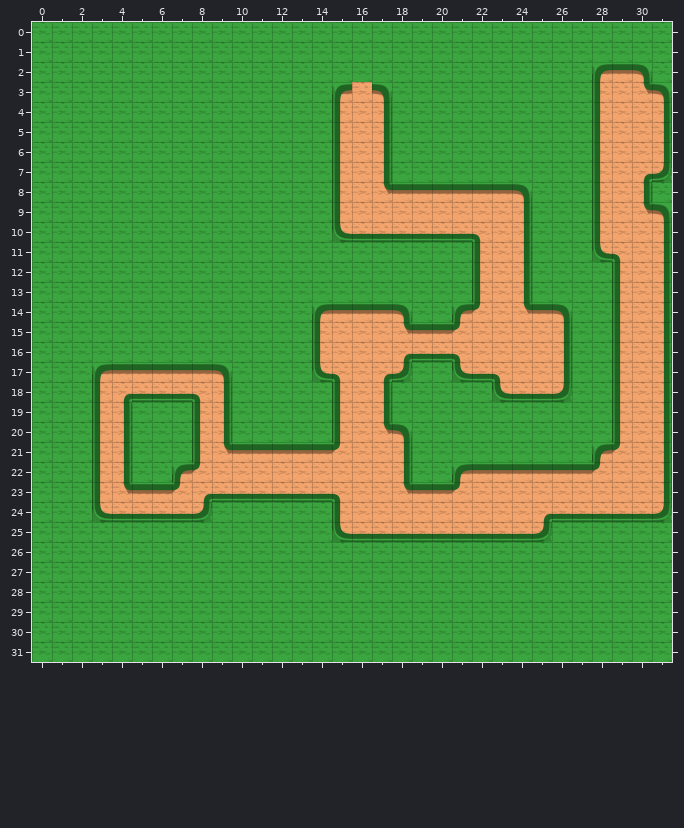
Two versions of a level (Tiled map, android/assets/level1.tmx). Above: the version before the commit.
Cells are 64x64 px. Shown: x 0..31, y 0..31.
After:
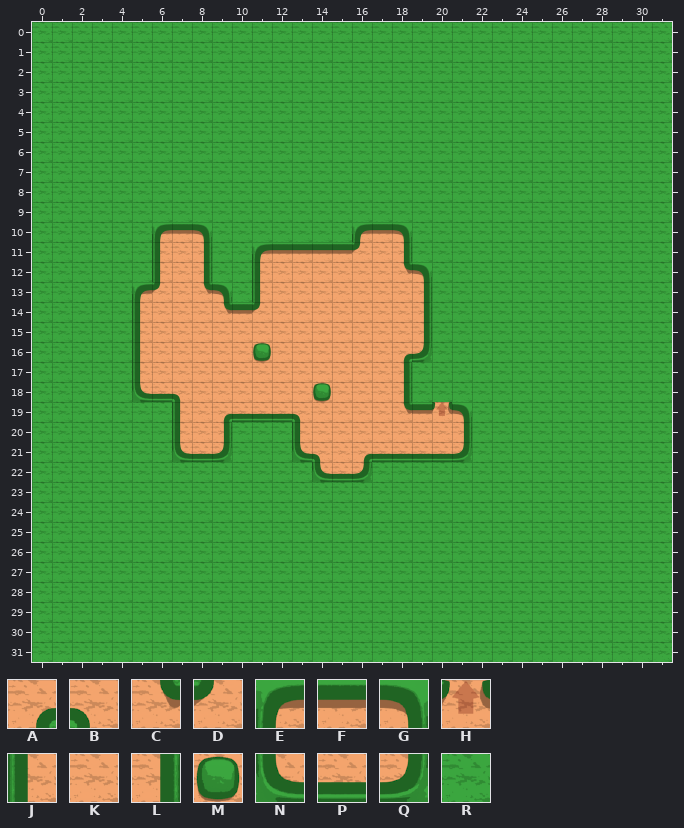
Key: from "tileset": A 25, B 26, C 41, D 42, E 88, F 89, G 90, H 93, J 104, K 105, L 106, M 109, N 120, P 121, Q 122, R 169.
_ is an empty cell, # one hidden under a higher layer.
Difference:
Layer "ground":
y 2: x 28..30 EFG -> ___
y 3: x 15..17 EKG -> ___; x 28..31 JKCG -> ____
y 4..6: x 15..17 JKL -> ___; x 28..31 JKKL -> ____
y 7: x 15..17 JKL -> ___; x 28..31 JKAQ -> ____
y 8: x 15..24 JKCFFFFFFG -> __________; x 28..30 JKL -> ___
y 9: x 15..24 JKKKKKKKKL -> __________; x 28..31 JKCG -> ____
y 10: x 6..8 ___ -> EFG; x 15..24 NPPPPPPBKL -> _EFG______; x 28..31 JKKL -> ____
y 11: x 6..8 ___ -> JKL; x 11..18 ________ -> EFFFFDKL; x 22..24 JKL -> ___; x 28..31 NBKL -> ____
y 12: x 6..8 ___ -> JKL; x 11..19 _________ -> JKKKKKKCG; x 22..24 JKL -> ___; x 29..31 JKL -> ___
y 13: x 5..9 _____ -> EDKCG; x 11..19 _________ -> JKKKKKKKL; x 22..24 JKL -> ___; x 29..31 JKL -> ___
y 14: x 5..19 _________EFFFG_ -> JKKKCFDKKKKKKKL; x 21..26 EDKCFG -> ______; x 29..31 JKL -> ___
y 15: x 5..14 _________J -> JKKKKKKKKK; x 18..26 CFFDKKKKL -> KL_______; x 29..31 JKL -> ___
y 16: x 5..14 _________J -> JKKKKKMKKK; x 19..26 PPBKKKKL -> Q_______; x 29..31 JKL -> ___
y 17: x 3..15 EFFFFFG____NB -> __JKKKKKKKKKK; x 17..18 AQ -> KL; x 21..26 NPBKKL -> ______; x 29..31 JKL -> ___
y 18: x 3..5 JAP -> __N; x 7..15 PBL_____J -> BKKKKKKMK; x 17..18 L_ -> KL; x 23..26 NPPQ -> ____; x 29..31 JKL -> ___
y 19: x 3..4 JL -> __; x 7..15 _JL_____J -> JKAPPPBKK; x 17..21 L____ -> KCFHG; x 29..31 JKL -> ___
y 20: x 3..4 JL -> __; x 7..8 _J -> JK; x 13..15 __J -> JKK; x 17..21 CG___ -> KKKKL; x 29..31 JKL -> ___
y 21: x 3..4 JL -> __; x 7..21 _JCFFFFFDKKL___ -> NPQ___NBKAPPPPQ; x 28..31 EDKL -> ____
y 22: x 3..4 JL -> __; x 7..18 EDKKKKKKKKKL -> _______NPQ__; x 21..31 EFFFFFFDKKL -> ___________
y 23: x 3..31 JCFFDAPPPPPPBKKCFFDKKKKKKKKKL -> _____________________________
y 24: x 3..8 NPPPPQ -> ______; x 15..31 JKKKKKKKKKAPPPPPQ -> _________________
y 25: x 15..25 NPPPPPPPPPQ -> _____###___
Layer "Tile Layer 2":
y 2: x 28..30 ___ -> RRR
y 3..7: x 15..17 ___ -> RRR; x 28..31 ____ -> RRRR
y 8: x 15..24 __________ -> RRRRRRRRRR; x 28..30 ___ -> RRR
y 9: x 15..24 __________ -> RRRRRRRRRR; x 28..31 ____ -> RRRR
y 10: x 6..8 RRR -> ___; x 15 _ -> R; x 19..24 ______ -> RRRRRR; x 28..31 ____ -> RRRR
y 11: x 6..8 RRR -> ___; x 11..18 RRRRRRRR -> ________; x 22..24 ___ -> RRR; x 28..31 ____ -> RRRR
y 12: x 6..8 RRR -> ___; x 11..19 RRRRRRRRR -> _________; x 22..24 ___ -> RRR; x 29..31 ___ -> RRR
y 13: x 5..9 RRRRR -> _____; x 11..19 RRRRRRRRR -> _________; x 22..24 ___ -> RRR; x 29..31 ___ -> RRR
y 14: x 5..13 RRRRRRRRR -> _________; x 19 R -> _; x 21..26 ______ -> RRRRRR; x 29..31 ___ -> RRR
y 15..16: x 5..13 RRRRRRRRR -> _________; x 20..26 _______ -> RRRRRRR; x 29..31 ___ -> RRR
y 17: x 3..4 __ -> RR; x 10..13 RRRR -> ____; x 21..26 ______ -> RRRRRR; x 29..31 ___ -> RRR
y 18: x 3..4 __ -> RR; x 10..14 RRRRR -> _____; x 18 R -> _; x 23..26 ____ -> RRRR; x 29..31 ___ -> RRR
y 19: x 3..4 __ -> RR; x 7 R -> _; x 10..14 RRRRR -> _____; x 18..21 RRRR -> ____; x 29..31 ___ -> RRR
y 20: x 3..4 __ -> RR; x 7 R -> _; x 13..14 RR -> __; x 19..21 RRR -> ___; x 29..31 ___ -> RRR
y 21: x 3..4 __ -> RR; x 7 R -> _; x 10..12 ___ -> RRR; x 19..21 RRR -> ___; x 28..31 ____ -> RRRR
y 22: x 3..4 __ -> RR; x 7..13 _______ -> RRRRRRR; x 17..18 __ -> RR; x 21..31 ___________ -> RRRRRRRRRRR
y 23: x 3..31 _____________________________ -> RRRRRRRRRRRRRRRRRRRRRRRRRRRRR
y 24: x 3..8 ______ -> RRRRRR; x 15..31 _________________ -> RRRRRRRRRRRRRRRRR
y 25: x 15..25 ___________ -> RRRRRRRRRRR
Where, in picture pixels (left, top, right, bottom), the same in both pictures:
changed: (92, 62, 672, 542)
